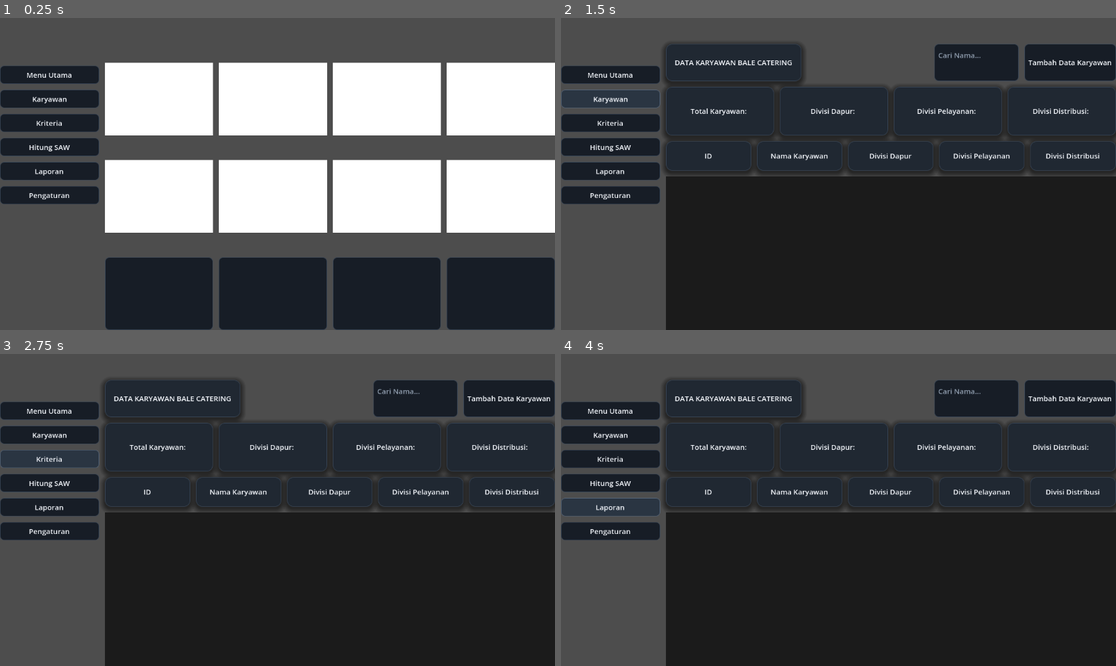
Above: before the commit, frames 1-4 (two rows, left to right).
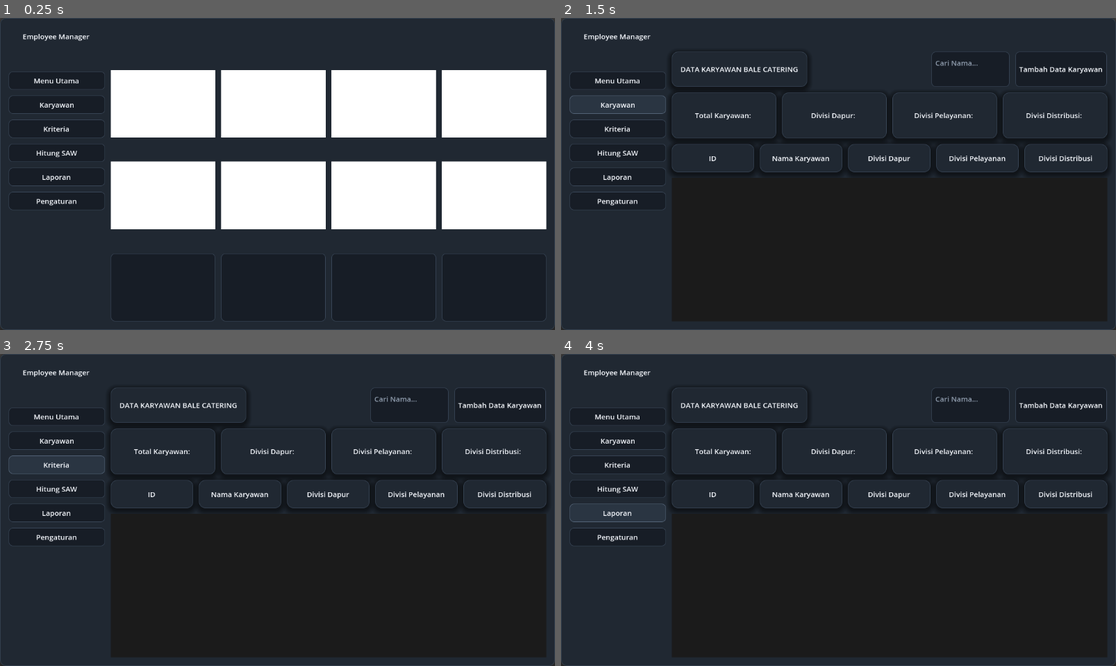
Above: after the commit, the same moments.

Repository: shfray/projek-skripsi
Game: Godot game, scene res://scene/dashboard.tscn
The game is run twice, just before and just after one commit, with the same random seed, the same clock (stepped at 60 frames per second) and the same inputs. This scene is started directly instead of the project's main scene.
Inputs:
- Up to frame 1 (0.25 s): no input
- Up to frame 2 (1.5 s): click "Menu Utama" at 0.5 s; click "Karyawan" at 1.25 s
- Up to frame 3 (2.75 s): click "Kriteria" at 2 s
- Up to frame 4 (4 s): click "Hitung SAW" at 2.75 s; click "Laporan" at 3.5 s

The runs differ from the first frame. In frame 1, 46% of the frame differs, in the area x 0-100%, y 0-100%; in frame 2, 30%; in frame 3, 30%; in frame 4, 30%.

Commit message:
update dashboard

Diff:
--- a/scene/dashboard.tscn
+++ b/scene/dashboard.tscn
@@ -5,8 +5,7 @@
 [ext_resource type="PackedScene" uid="uid://qgocegug7pn1" path="res://scene/main_menu.tscn" id="3_mv7ns"]
 [ext_resource type="PackedScene" uid="uid://ctkmakv4mg44o" path="res://scene/karyawan.tscn" id="4_5vd6n"]
 
-[node name="Dashboard" type="Control" unique_id=2030409751]
-layout_mode = 3
+[node name="Dashboard" type="PanelContainer" unique_id=143039038]
 anchors_preset = 15
 anchor_right = 1.0
 anchor_bottom = 1.0
@@ -14,20 +13,17 @@
 grow_vertical = 2
 
 [node name="VBoxContainer" type="VBoxContainer" parent="." unique_id=1593813338]
-layout_mode = 1
-anchors_preset = 15
-anchor_right = 1.0
-anchor_bottom = 1.0
-grow_horizontal = 2
-grow_vertical = 2
+layout_mode = 2
 
 [node name="HBoxContainer" type="HBoxContainer" parent="VBoxContainer" unique_id=2086814585]
 layout_mode = 2
 size_flags_vertical = 3
 
-[node name="ColorRect" type="Label" parent="VBoxContainer/HBoxContainer" unique_id=334649227]
+[node name="AppName" type="Label" parent="VBoxContainer/HBoxContainer" unique_id=511325353]
 layout_mode = 2
 size_flags_horizontal = 3
+text = "Employee Manager"
+horizontal_alignment = 1
 
 [node name="MarginContainer" type="MarginContainer" parent="VBoxContainer/HBoxContainer" unique_id=987018856]
 layout_mode = 2
@@ -56,45 +52,45 @@
 layout_mode = 2
 size_flags_horizontal = 3
 
-[node name="ColorRect" type="VBoxContainer" parent="VBoxContainer/MainBody/ListMenu" unique_id=1734983647]
+[node name="SideNavbar" type="VBoxContainer" parent="VBoxContainer/MainBody/ListMenu" unique_id=1734983647]
 layout_mode = 2
 size_flags_vertical = 3
 
-[node name="ColorRect8" type="MarginContainer" parent="VBoxContainer/MainBody/ListMenu/ColorRect" unique_id=1225632800]
+[node name="ColorRect8" type="MarginContainer" parent="VBoxContainer/MainBody/ListMenu/SideNavbar" unique_id=1225632800]
 layout_mode = 2
 size_flags_vertical = 3
 
-[node name="MenuUtama" type="Button" parent="VBoxContainer/MainBody/ListMenu/ColorRect" unique_id=1836734276]
+[node name="MenuUtama" type="Button" parent="VBoxContainer/MainBody/ListMenu/SideNavbar" unique_id=1836734276]
 layout_mode = 2
 size_flags_vertical = 3
 text = "Menu Utama"
 
-[node name="Karyawan" type="Button" parent="VBoxContainer/MainBody/ListMenu/ColorRect" unique_id=327887385]
+[node name="Karyawan" type="Button" parent="VBoxContainer/MainBody/ListMenu/SideNavbar" unique_id=327887385]
 layout_mode = 2
 size_flags_vertical = 3
 text = "Karyawan"
 
-[node name="Kriteria" type="Button" parent="VBoxContainer/MainBody/ListMenu/ColorRect" unique_id=1685724653]
+[node name="Kriteria" type="Button" parent="VBoxContainer/MainBody/ListMenu/SideNavbar" unique_id=1685724653]
 layout_mode = 2
 size_flags_vertical = 3
 text = "Kriteria"
 
-[node name="HitungSAW" type="Button" parent="VBoxContainer/MainBody/ListMenu/ColorRect" unique_id=1582317395]
+[node name="HitungSAW" type="Button" parent="VBoxContainer/MainBody/ListMenu/SideNavbar" unique_id=1582317395]
 layout_mode = 2
 size_flags_vertical = 3
 text = "Hitung SAW"
 
-[node name="Laporan" type="Button" parent="VBoxContainer/MainBody/ListMenu/ColorRect" unique_id=983262770]
+[node name="Laporan" type="Button" parent="VBoxContainer/MainBody/ListMenu/SideNavbar" unique_id=983262770]
 layout_mode = 2
 size_flags_vertical = 3
 text = "Laporan"
 
-[node name="Pengaturan" type="Button" parent="VBoxContainer/MainBody/ListMenu/ColorRect" unique_id=1881145084]
+[node name="Pengaturan" type="Button" parent="VBoxContainer/MainBody/ListMenu/SideNavbar" unique_id=1881145084]
 layout_mode = 2
 size_flags_vertical = 3
 text = "Pengaturan"
 
-[node name="ColorRect7" type="MarginContainer" parent="VBoxContainer/MainBody/ListMenu/ColorRect" unique_id=589982026]
+[node name="ColorRect7" type="MarginContainer" parent="VBoxContainer/MainBody/ListMenu/SideNavbar" unique_id=589982026]
 layout_mode = 2
 size_flags_vertical = 3
 size_flags_stretch_ratio = 7.34
@@ -110,9 +106,9 @@
 [node name="MainMenu" parent="VBoxContainer/MainBody/MainDisplay" unique_id=1208886486 instance=ExtResource("3_mv7ns")]
 layout_mode = 1
 
-[connection signal="pressed" from="VBoxContainer/MainBody/ListMenu/ColorRect/MenuUtama" to="VBoxContainer/MainBody" method="_on_menu_utama_pressed"]
-[connection signal="pressed" from="VBoxContainer/MainBody/ListMenu/ColorRect/Karyawan" to="VBoxContainer/MainBody" method="_on_karyawan_pressed"]
-[connection signal="pressed" from="VBoxContainer/MainBody/ListMenu/ColorRect/Kriteria" to="VBoxContainer/MainBody" method="_on_kriteria_pressed"]
-[connection signal="pressed" from="VBoxContainer/MainBody/ListMenu/ColorRect/HitungSAW" to="VBoxContainer/MainBody" method="_on_hitung_saw_pressed"]
-[connection signal="pressed" from="VBoxContainer/MainBody/ListMenu/ColorRect/Laporan" to="VBoxContainer/MainBody" method="_on_pengaturan_pressed"]
-[connection signal="pressed" from="VBoxContainer/MainBody/ListMenu/ColorRect/Pengaturan" to="VBoxContainer/MainBody" method="_on_pengaturan_pressed"]
+[connection signal="pressed" from="VBoxContainer/MainBody/ListMenu/SideNavbar/MenuUtama" to="VBoxContainer/MainBody" method="_on_menu_utama_pressed"]
+[connection signal="pressed" from="VBoxContainer/MainBody/ListMenu/SideNavbar/Karyawan" to="VBoxContainer/MainBody" method="_on_karyawan_pressed"]
+[connection signal="pressed" from="VBoxContainer/MainBody/ListMenu/SideNavbar/Kriteria" to="VBoxContainer/MainBody" method="_on_kriteria_pressed"]
+[connection signal="pressed" from="VBoxContainer/MainBody/ListMenu/SideNavbar/HitungSAW" to="VBoxContainer/MainBody" method="_on_hitung_saw_pressed"]
+[connection signal="pressed" from="VBoxContainer/MainBody/ListMenu/SideNavbar/Laporan" to="VBoxContainer/MainBody" method="_on_pengaturan_pressed"]
+[connection signal="pressed" from="VBoxContainer/MainBody/ListMenu/SideNavbar/Pengaturan" to="VBoxContainer/MainBody" method="_on_pengaturan_pressed"]
